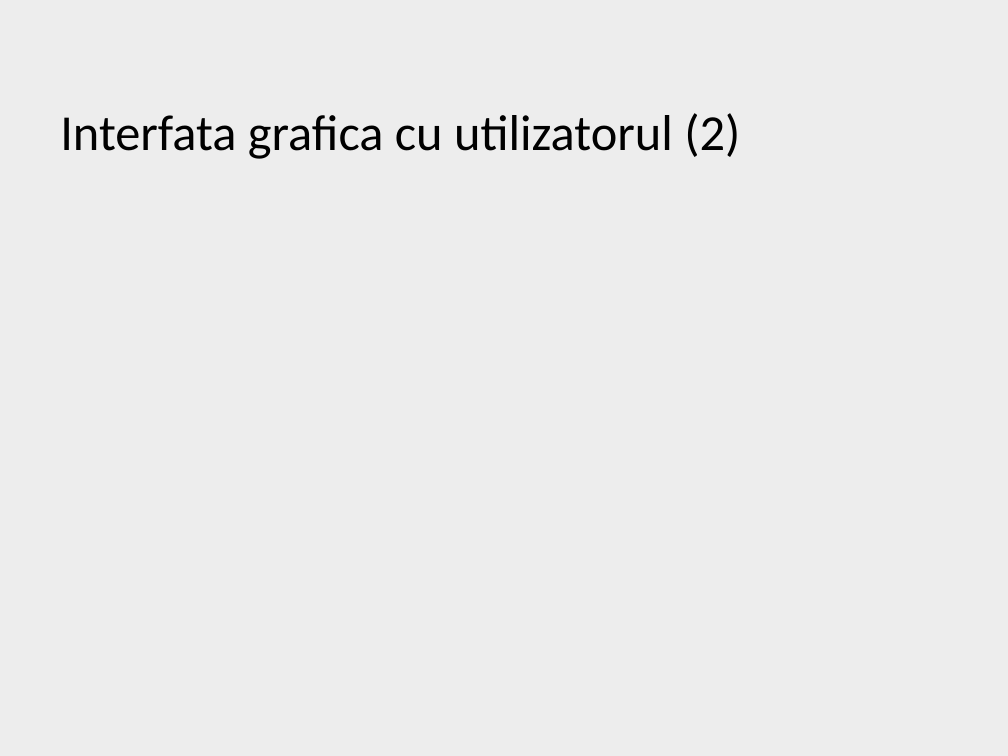
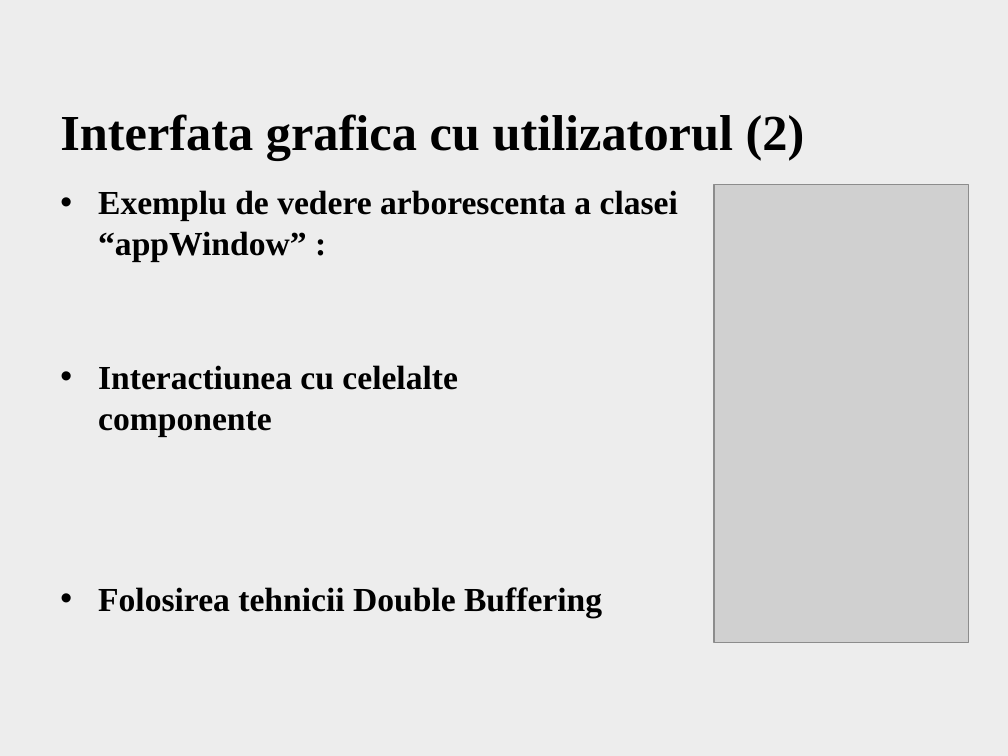
Before and after one commit to A1ex/Speedometer, a slide deck: slide 15 of Office documents/Prezentare Scurta.pptx. Drawn at 1008x756 pixels with LibreOffice and Linux fonts; fonts in the diff are those of the drawing; grey boxes stand for pictures; background and template pictures are left out. Boxes give left, top, right and bottom in pixels: in the first picture for what was removed or moved away, otherwise in the second. Text is boxed around its words. In the diff, an @@ line names an element or a change of style, - is before the commit and + after.

```diff
--- a/Office documents/Prezentare Scurta.pptx
+++ b/Office documents/Prezentare Scurta.pptx
@@ title "Interfata grafica cu utilizatorul (2)" at [60, 114, 805, 161]: font Calibri to Times New Roman, bold on @@
@@ text added at [98, 190, 678, 618], 24 pt, text #000000, bold @@
+• Exemplu de vedere arborescenta a clasei
+“appWindow” :
+• Interactiunea cu celelalte
+componente
+• Folosirea tehnicii Double Buffering
@@ picture added at [714, 184, 968, 642] @@
```
Also in this commit, not shown: 8 other slides changed, 4 slides added, 5 slides removed, 2 other files.
